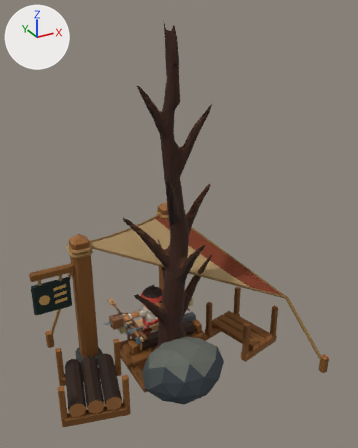
The glTF model crew-meshy-v15/viewer/deckhand-v15.glb, before and after one commit.
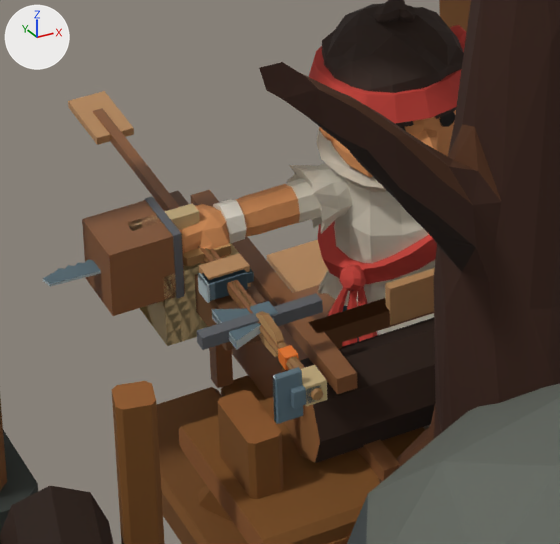
Old and new are each drawn whole from a 50 mm lens placed at (-3.71, -7.82, 6.46), pointed at (0.26, -0.6, 2.85) and again close up on the part from 27% to 49% of the width and 64% to 81% of the height. Arrows for +X, +Y and +Z are at upper left; the lights stay in place. The first two pictures are the older version. Where no turn or scale is listed for an object, it has been applied to the vertices. Vertices at exactly the same position are counted once.

The scene before the commit, as lines of its bpy script (objects in view):
```python
me_input_log_03_005 = bpy.data.meshes.new('Input_Log_03.005')
me_input_log_03_005.from_pydata(...)  # 16 vertices, 28 faces; spans x -0.289..0.289, y -0.615..0.615, z -0.149..0.149
# faces by material slot: [16, 12]
me_input_log_03_005.materials.append(mat_ss_lumberl1_wood_006)
me_input_log_03_005.materials.append(mat_ss_lumberl1_canvas_endgrain_stone_006)
me_prop__railgrip__0 = bpy.data.meshes.new('prop__RailGrip__0')
me_prop__railgrip__0.from_pydata(...)  # a box spanning x -0.45..0.45, y -0.39..-0.33, z 0.555..0.605
me_prop__railgrip__0.materials.append(mat_defaultmaterial_058)
me_prop_carrylog = bpy.data.meshes.new('Prop_carrylog')
me_prop_carrylog.from_pydata(...)  # a box spanning x 0.046..0.168, y -0.306..0.306, z -0.076..0.046
me_prop_carrylog.materials.append(mat_defaultmaterial_001)
ob_input_log_03 = bpy.data.objects.new('Input_Log_03', me_input_log_03_005)
ob_input_log_03.location = (-1.378, -0.946, 0.226)
ob_prop__railgrip__0 = bpy.data.objects.new('prop__RailGrip__0', me_prop__railgrip__0)
ob_prop__railgrip__0.location = (0.0, 0.0, 0.0)
ob_tool__carry__r = bpy.data.objects.new('tool__Carry__R', me_prop_carrylog)
ob_tool__carry__r.location = (-0.64, 0.0, 0.746)
ob_tool__carry__r.rotation_euler = (-3.142, 1.571, 0.0)  # degrees (-180, 90, 0)
# also in view: 'Mill_WorkPlatform' at (0.03, -0.63, -0.06); 'Deckhand_v15' at (0.0, 0.0, 0.65); 'tool__Farm__R' at (-0.68, -0.38, 0.75); 'prop__Build__1' at (0.0, -0.38, 0.62); 'prop__Gangway__0' at (0.0, -0.1, 0.01)
```
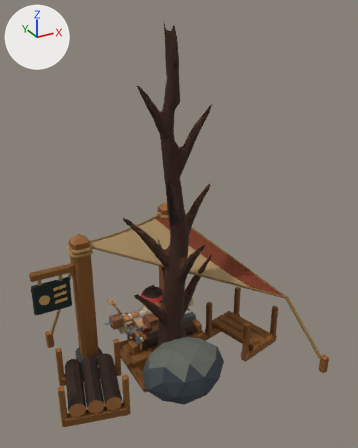
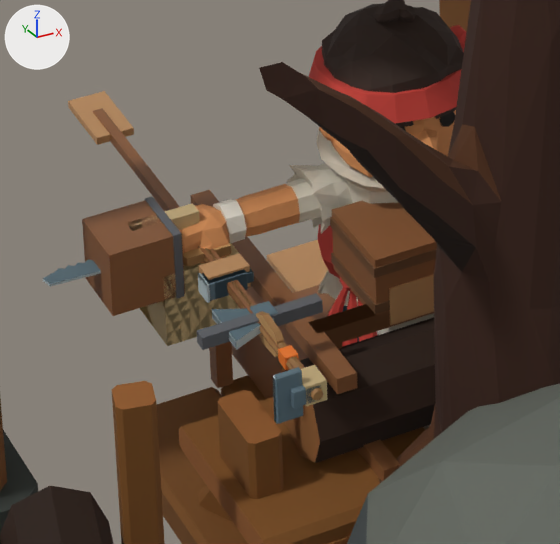
Location of each change, [x1, y1, x2, y2] in pixels of the close-ups (560 x 544 px):
```json
{"object": "tool__Carry__R", "change": "reshaped, moved, turned", "before": [140, 191, 266, 351], "after": [330, 201, 437, 320]}
{"object": "tool__SetDown__R", "change": "unchanged, uncovered by the edit", "after": [140, 243, 240, 346]}
{"object": "tool__PickUp__R", "change": "unchanged, covered by the edit", "before": [140, 243, 239, 346]}
```

The change, as JSON lines over the scene's bpy script:
```json
{"block": "me_prop_carrylog", "where": "# used by ob_tool__carry__r; location = (-0.64, 0.0, 0.746); rotation_euler = (-3.142, 1.571, 0.0), in degrees (-180, 90, 0)"}
{"op": "remove", "block": "me_prop_carrylog", "code": "me_prop_carrylog.from_pydata(...)  # 8 vertices, 12 faces; spans x 0.046..0.168, y -0.306..0.306, z -0.076..0.046"}
{"op": "remove", "block": "me_prop_carrylog", "code": "me_prop_carrylog.materials.append(mat_defaultmaterial_001)"}
{"op": "add", "block": "me_prop_carrylog", "code": "me_prop_carrylog.from_pydata(...)  # 24 vertices, 36 faces; spans x -0.275..0.275, y -0.142..0.142, z 0.0..0.2"}
{"block": "me_prop_carrylog", "change": "me_prop_carrylog part 1: the whole mesh is rebuilt"}
{"op": "add", "block": "me_prop_carrylog", "code": "me_prop_carrylog.materials.append(mat_defaultmaterial_017)"}
{"op": "set", "path": "ob_tool__carry__r.rotation_euler", "old": "(-3.142, 1.571, 0.0)", "new": "(0.0, 0.0, 0.0)", "note": "degrees (-180, 90, 0) -> degrees (0, 0, 0)"}
{"op": "set", "path": "ob_tool__carry__r.location", "old": "(-0.64, 0.0, 0.746)", "new": "(0.0, -0.25, 0.585)"}
```
